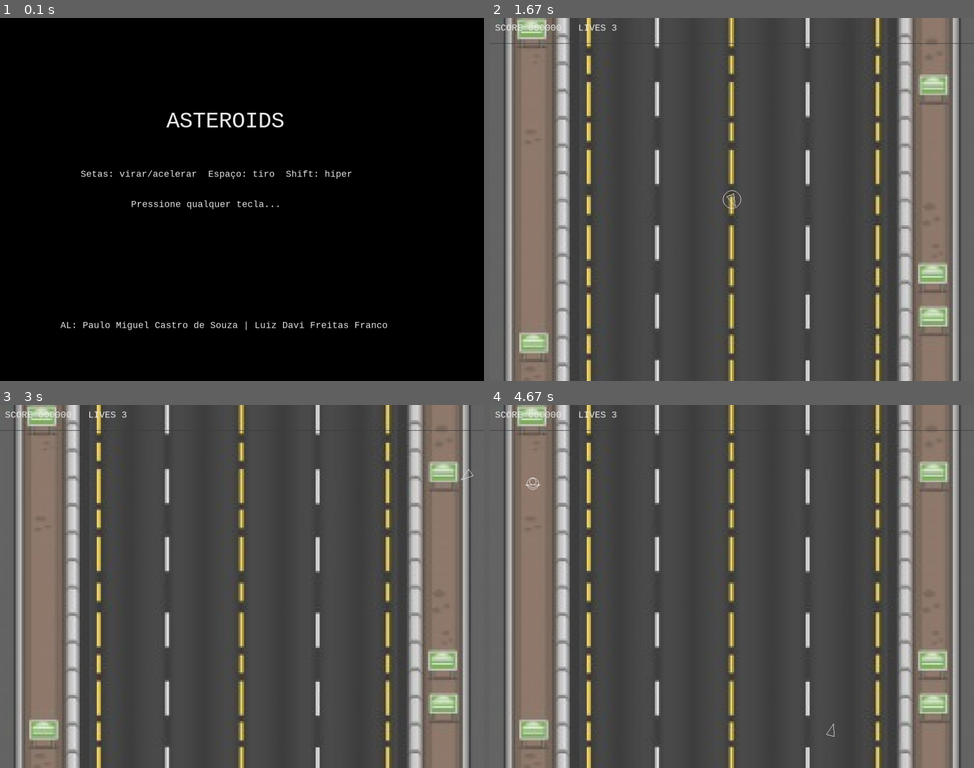
Above: before the commit, frames 1-4 (two rows, left to right).
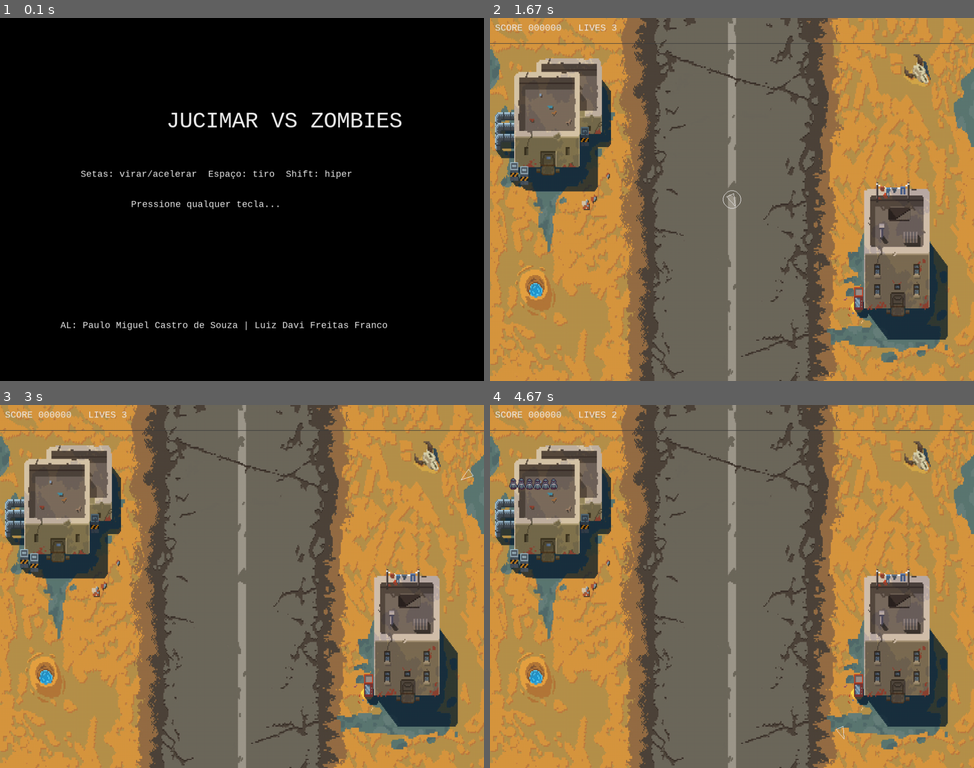
Above: after the commit, the same moments.

Repository: paulomiguel10/lpc2025-
Game: pygame game, started from Atividade010/src/main.py
The game is run twice, just before and just after one commit, with the same random seed, the same clock (stepped at 60 frames per second) and the same inputs.
Inputs:
- Up to frame 1 (0.1 s): no input
- Up to frame 2 (1.67 s): tap Space at 0.33 s; hold Left 0.67-1.2 s; hold Left 1.23-1.63 s
- Up to frame 3 (3 s): hold Up 1.67-2.03 s; tap Right Shift at 1.82 s; hold Right 2.07-2.7 s; hold Left from 2.73 s (still down)
- Up to frame 4 (4.67 s): release Left at 3.2 s; hold Right 3.23-3.7 s; tap Right Shift at 3.38 s; hold Up 3.73-4.03 s; hold Right 4.07-4.53 s; hold Left from 4.57 s (still down)

The runs differ from the first frame. In frame 1, 1.0% of the frame differs, in the area x 34-83%, y 26-31%; in frame 2, 91%; in frame 3, 91%; in frame 4, 91%, in the area x 0-100%, y 0-100%.

Commit message:
Adicionando background correto, tiros corrigidos e inicio dos sprites de zumbi

Diff:
--- a/Atividade010/src/game.py
+++ b/Atividade010/src/game.py
@@ -59,7 +59,7 @@
             pg.display.flip()
 
     def draw_menu(self):
-        text(self.screen, self.big, "ASTEROIDS",
+        text(self.screen, self.big, "JUCIMAR VS ZOMBIES",
              C.WIDTH // 2 - 150, 180)
         text(self.screen, self.font,
              "Setas: virar/acelerar  Espaço: tiro  Shift: hiper",
--- a/Atividade010/src/sprites.py
+++ b/Atividade010/src/sprites.py
@@ -10,11 +10,12 @@
 BASE_DIR = os.path.dirname(os.path.dirname(__file__))
 
 # Caminho da imagem de fundo
-BACKGROUND_PATH = os.path.join(BASE_DIR, "sprites", "rua.jpeg")
+BACKGROUND_PATH = os.path.join(BASE_DIR, "sprites", "cenario.png")
 
-# 🔧 MUDANÇA: removido .convert() para não exigir display inicializado
+# removido .convert() para não exigir display inicializado
 background = pg.image.load(BACKGROUND_PATH)
 background = pg.transform.scale(background, (WIDTH, HEIGHT))
+
 
 
 class Bullet(pg.sprite.Sprite):
@@ -124,10 +125,11 @@
             # contorno de invulnerabilidade
             draw_circle(surf, self.pos, self.r + 3)
 
-
 class UFO(pg.sprite.Sprite):
     def __init__(self, pos: Vec, target: pg.sprite.Sprite):
         super().__init__()
+
+        zombie_IMG = pg.image.load(os.path.join(BASE_DIR, "sprites", "zombie_parado_baixo.png")).convert_alpha()
         self.pos = Vec(pos)
         self.target = target
         self.r = C.UFO_SMALL["r"]
@@ -137,8 +139,10 @@
         self.fire_cooldown = 1.2
         self.time_since_last_shot = 0.0
 
-        self.image = pg.Surface((self.r * 2, self.r * 2), pg.SRCALPHA)
+        self.image = zombie_IMG
         self.rect = self.image.get_rect(center=self.pos)
+
+        self.r = self.rect.width // 2
 
     def update(self, dt: float):
         # Aim at target (ship)
@@ -171,15 +175,4 @@
         self.rect.center = self.pos
 
     def draw(self, surf: pg.Surface):
-        # Corpo principal
-        draw_circle(surf, self.pos, self.r)
-
-        # Cúpula
-        dome_pos = self.pos - Vec(0, self.r * 0.3)
-        draw_circle(surf, dome_pos, self.r * 0.6)
-
-        # Base
-        left_base = self.pos + Vec(-self.r * 1.2, self.r * 0.2)
-        right_base = self.pos + Vec(self.r * 1.2, self.r * 0.2)
-        front_base = self.pos + Vec(0, self.r * 0.7)
-        draw_poly(surf, [left_base, right_base, front_base])
+        surf.blit(self.image, self.rect)
--- a/Atividade010/src/systems.py
+++ b/Atividade010/src/systems.py
@@ -18,6 +18,12 @@
         self.lives = C.START_LIVES
         self.safe = C.SAFE_SPAWN_TIME
         self.ufo_timer = C.UFO_SPAWN_EVERY
+
+    def try_fire(self):
+        bullet = self.ship.fire()
+        if bullet:
+            self.bullets.add(bullet)
+            self.all_sprites.add(bullet)
 
     def spawn_ufo(self):
         side = uniform(0, 4)
Binary file added: Atividade010/sprites/Zombie_andando_direita.png
Binary file added: Atividade010/sprites/Zombie_atacando_esquerda.png
Binary file added: Atividade010/sprites/Zombie_parado_direita.png
Binary file added: Atividade010/sprites/Zombie_parado_esquerda.png
Binary file added: Atividade010/sprites/cenario.png
Binary file removed: Atividade010/sprites/rua.jpeg
Binary file added: Atividade010/sprites/zombie_andando_baixo.png
Binary file added: Atividade010/sprites/zombie_andando_esquerda.png
Binary file added: Atividade010/sprites/zombie_atacando_baixo.png
Binary file added: Atividade010/sprites/zombie_atacando_direita.png
Binary file added: Atividade010/sprites/zombie_parado_baixo.png
Not shown, removed: Atividade010 - Copia.zip
